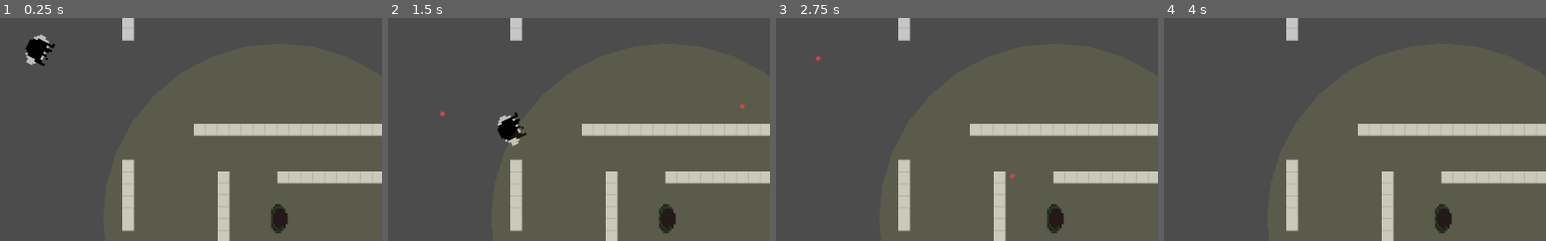
Above: before the commit, frames 1-4 (left to right).
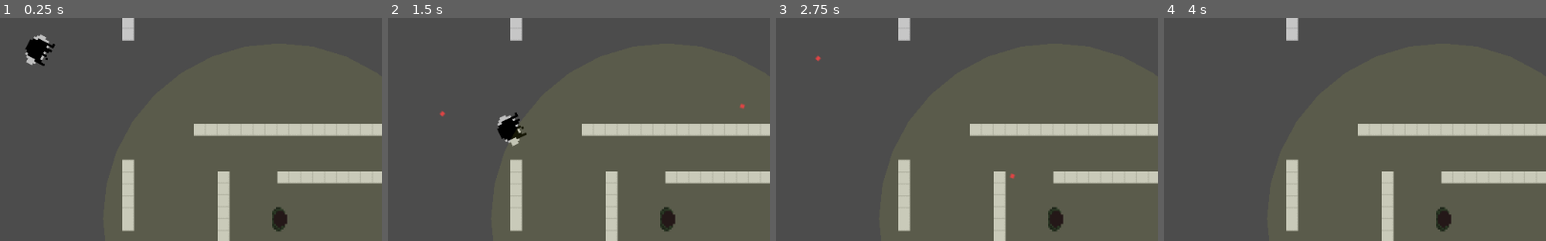
Above: after the commit, the same moments.

Repository: JamesTiberiusKirk/GameDev
Game: Godot game, scene res://scenes/levels/TestLevel.tscn
Two runs of this game, one before a commit and one after it. Both use one fixed random seed, a clock stepped at 60 frames per second and the inputs below.
Inputs (mouse positions are % of the whole screen's width and height, from its top left):
- Up to frame 1 (0.25 s): no input
- Up to frame 2 (1.5 s): tap Enter at 0.5 s; move the mouse to (72, 45) at 0.52 s; press the mouse at (72, 45) at 0.53 s; hold D (right) 0.53-1.28 s; tap Space at 1.25 s; move the mouse to (30, 55) at 1.27 s; release the mouse at (30, 55) at 1.28 s; hold S (down) from 1.28 s (still down); click (30, 55) at 1.35 s
- Up to frame 3 (2.75 s): move the mouse to (60, 28) at 2.02 s; release S (down) at 2.03 s; press the mouse at (60, 28) at 2.03 s; hold D (right) from 2.03 s (still down)
- Up to frame 4 (4 s): move the mouse to (45, 70) at 2.77 s; release D (right) at 2.78 s; release the mouse at (45, 70) at 2.78 s; hold W (up) 2.78-3.53 s; click (45, 70) at 2.85 s; move the mouse to (80, 65) at 3.52 s; press the mouse at (80, 65) at 3.53 s; hold A (left) from 3.53 s (still down)
The pictures show only the part of the screen within x 28-78%, y 22-72%; the shares and areas given below are measured in that part.

The runs differ from the first frame. In frame 1, 0.1% of the frame differs, in the area x 71-76%, y 83-97%; in frame 2, 0.1%; in frame 3, 0.1%; in frame 4, 0.1%.

Commit message:
Fixed bug with following to last known

Diff:
--- a/scenes/actors/AI_melee/AI_melee.gd
+++ b/scenes/actors/AI_melee/AI_melee.gd
@@ -1,45 +1,45 @@
 extends Actor
-#extends KinematicBody2D
 
-export (int) var detect_radius  # size of the visibility circle
-export (float) var fire_rate  # delay time (s) between bullets
+export (int) var detect_radius
+export (float) var attack_delay
 
 var vis_color = Color(.867, .91, .247, 0.1)
 var hit_pos
 var target
 var t_last_known
 var velocity
+var can_attack = false
+
+onready var attack_timer = $AttackTimer
 
 func _ready():
-	# dim the sprite when not active
-
-	# set the collision area's radius
 	var shape = CircleShape2D.new()
 	shape.radius = detect_radius
 	$Visibility/CollisionShape2D.shape = shape
 	max_speed = 100
-
+	attack_timer.wait_time = attack_delay
 
 func _physics_process(delta):
 	update()
-	# if there's a target, rotate towards it and fire
+	# if there's a target, rotate towards it and attack
 	if target:
 		if is_in_LOS(target.position):
 			t_last_known = target.position
 			rotation = (target.position - position).angle()
 			attack(target.position)
-	elif t_last_known:
-		move_to_global_pos(t_last_known)
+		else:
+			can_attack = false
+	if t_last_known:
 		if (t_last_known-position).length() <= 0.5:
 			t_last_known = null
-
+		else:
+			move_to_global_pos(t_last_known)
 
 func attack(pos):
-	#run for the player
 	move_to_global_pos(target.position)
 
 func _draw():
-	# display the visibility area
+	# Visibility area
 	draw_circle(Vector2(), detect_radius, vis_color)
 
 func is_in_LOS(body) -> bool:
@@ -47,23 +47,19 @@
 	var space_state = get_world_2d().direct_space_state
 	var result = space_state.intersect_ray(position, body,
 											[ self ], collision_mask)
-
 	if result:
 		hit_pos = result.position
 		if result.collider.name == "Player":
 			return true
-
 	return false
 
 func _on_Visibility_body_entered(body):
-	# connect this to the "body_entered" signal
 	if target:
 		return
-	# Need to check if there is a clear line of sight
 	target = body
 
+func _on_Visibility_body_exited(body):
+	target = null
 
-func _on_Visibility_body_exited(body):
-	# connect this to the "body_exited" signal
-	if body == target:
-		target = null
+func _on_AttackTimer_timeout():
+	can_attack = true
--- a/scenes/actors/AI_melee/AI_melee.tscn
+++ b/scenes/actors/AI_melee/AI_melee.tscn
@@ -4,23 +4,23 @@
 [ext_resource path="res://assets/characters/enemies/SoldierEmpty.png" type="Texture" id=2]
 
 [sub_resource type="RectangleShape2D" id=1]
-extents = Vector2( 10, 18.6792 )
+extents = Vector2( 9.8463, 15.4276 )
 
 [node name="AI_melee" type="KinematicBody2D"]
 collision_layer = 4
 collision_mask = 11
 script = ExtResource( 1 )
 detect_radius = 236
-fire_rate = 1.0
+attack_delay = 1.07
 
 [node name="CollisionShape2D" type="CollisionShape2D" parent="."]
-position = Vector2( -0.786316, 0.0357018 )
+position = Vector2( 0.641037, 0.0357018 )
 shape = SubResource( 1 )
 
 [node name="Sprite" type="Sprite" parent="."]
 position = Vector2( 3.0105, 4.527 )
 rotation = 1.5708
-scale = Vector2( 0.597463, 0.553315 )
+scale = Vector2( 0.5, 0.5 )
 texture = ExtResource( 2 )
 
 [node name="AttackTimer" type="Timer" parent="."]
@@ -30,6 +30,6 @@
 collision_mask = 2
 
 [node name="CollisionShape2D" type="CollisionShape2D" parent="Visibility"]
-[connection signal="timeout" from="AttackTimer" to="." method="_on_ShootTimer_timeout"]
+[connection signal="timeout" from="AttackTimer" to="." method="_on_AttackTimer_timeout"]
 [connection signal="body_entered" from="Visibility" to="." method="_on_Visibility_body_entered"]
 [connection signal="body_exited" from="Visibility" to="." method="_on_Visibility_body_exited"]
